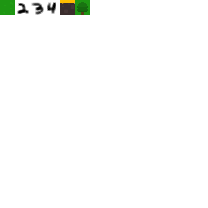
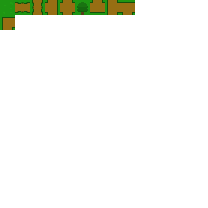
Two versions of the same layered image (208x208). Layer-by-layer changes:
painted on "Background" over box(0, 0, 135, 30)
